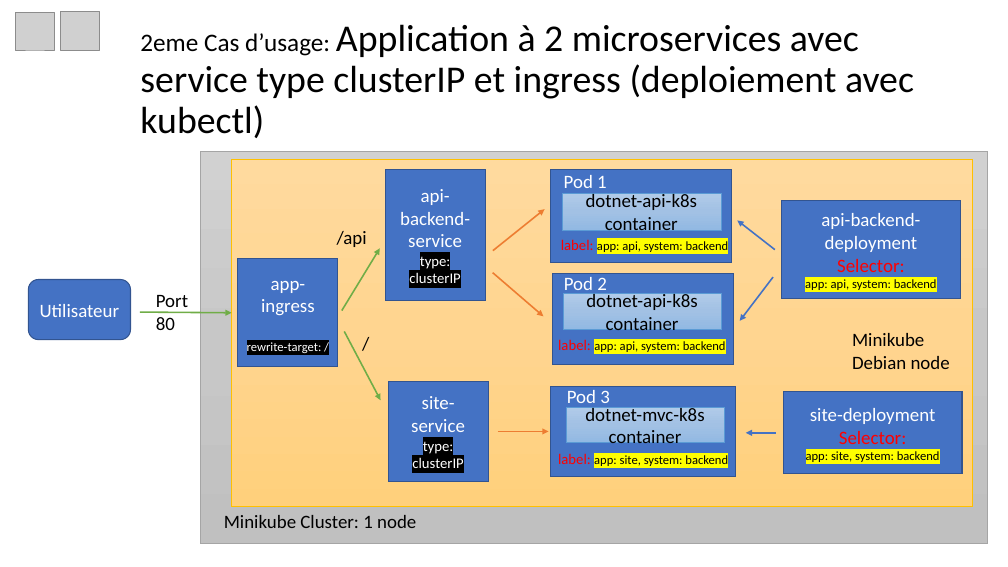
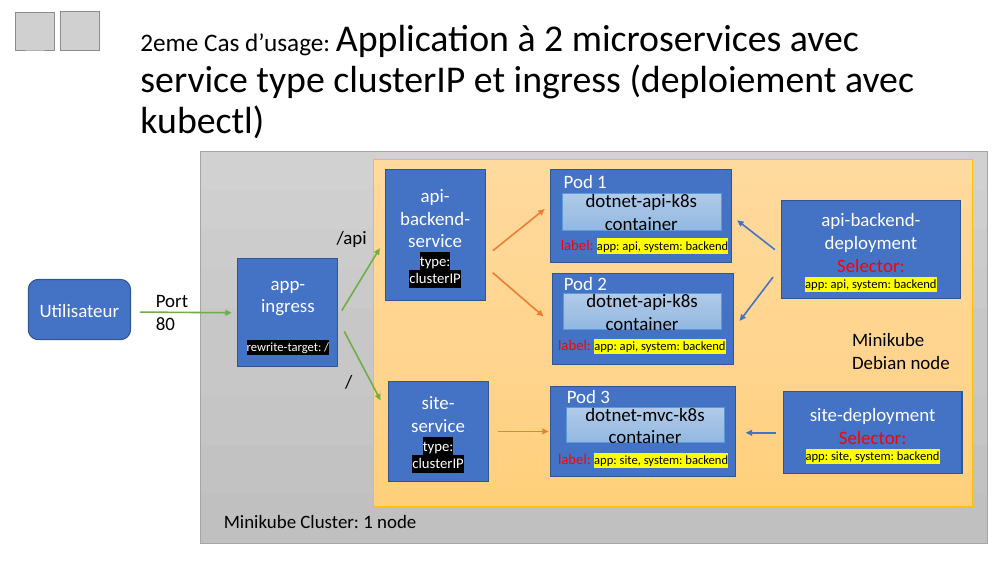
Before and after one commit to sourcewalker/kubernetes-handson, a slide deck: slide 18 of .Net Core - Kubernetes.pptx. Drawn at 1008x567 pixels with LibreOffice and Linux fonts; fonts in the diff are those of the drawing; grey boxes stand for pictures. Boxes give left, top, right and bottom in pixels: in the first picture for what was removed or moved away, otherwise in the second. Text is boxed around its words. In the diff, an @@ line names an element or a change of style, - is before the commit and + after.

```diff
--- a/.Net Core - Kubernetes.pptx
+++ b/.Net Core - Kubernetes.pptx
@@ rectangle: place and size @@
-rectangle at [231, 160, 972, 507]
+rectangle at [374, 160, 972, 507]
@@ text "/": place and size @@
-text "/" at [355, 327, 408, 358]
+text "/" at [338, 366, 392, 396]
```
Also in this commit, not shown: 2 other slides changed.
